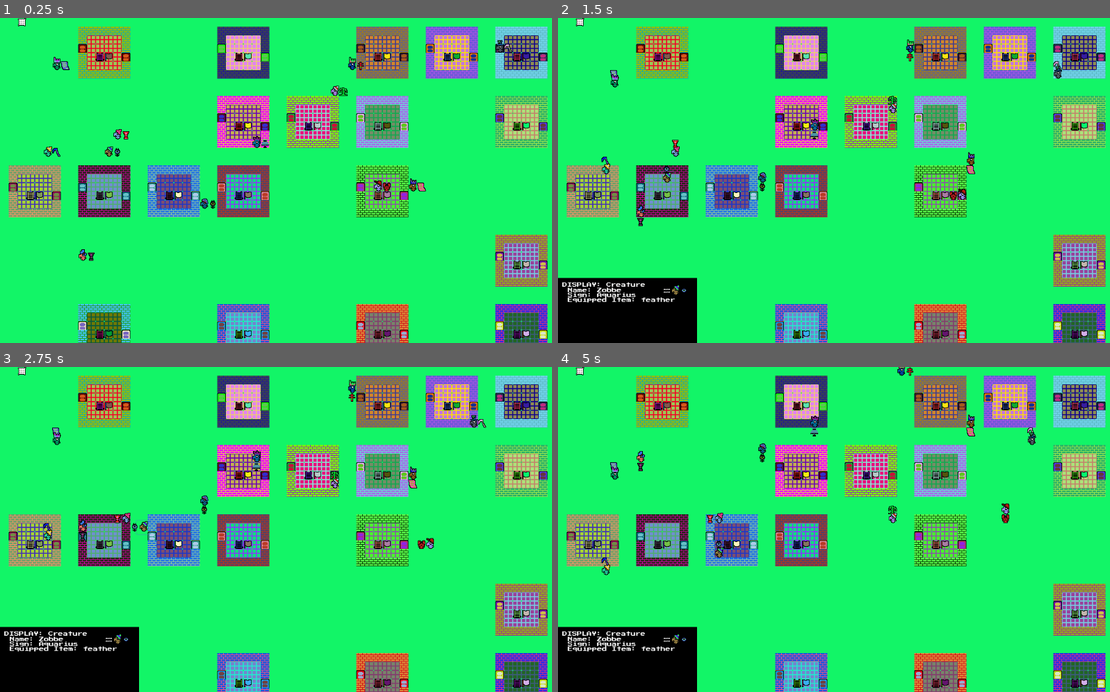
Above: before the commit, frames 1-4 (two rows, left to right).
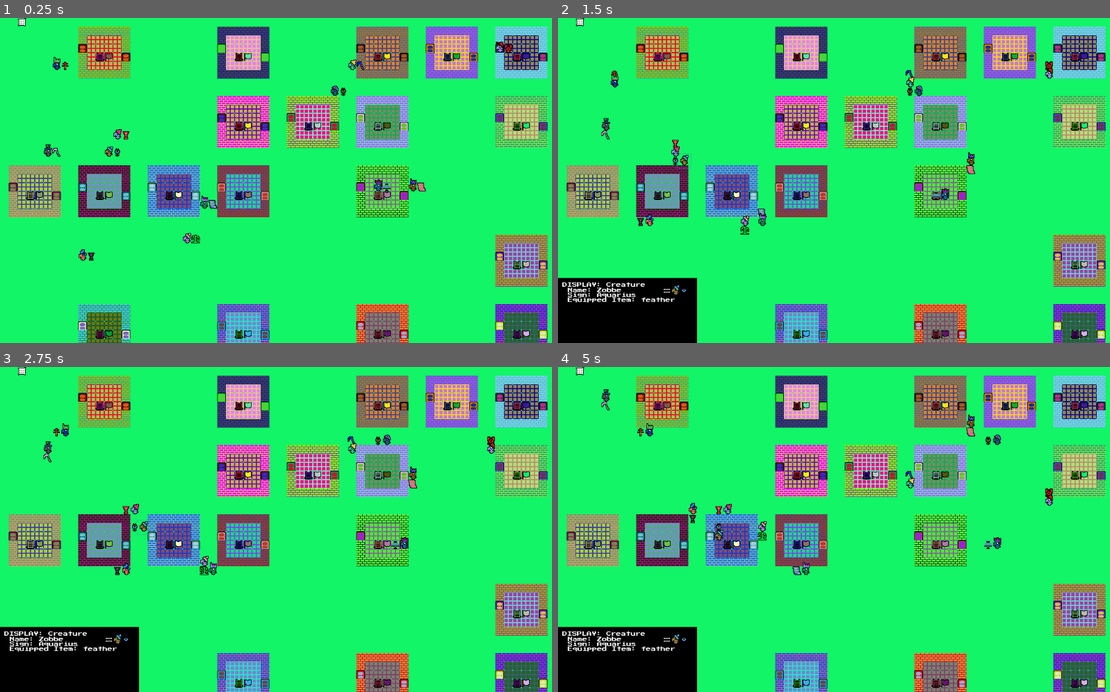
Above: after the commit, the same moments.

Repository: medmaster0/RogueCiv
Game: Godot game, scene res://Game.tscn
Two runs of this game, one before a commit and one after it. Both use one fixed random seed, a clock stepped at 60 frames per second and the inputs below.
Inputs (mouse positions are in pixels of both pictures, inside the frame that each line leads up to):
- Up to frame 1 (0.25 s): no input
- Up to frame 2 (1.5 s): click (668, 161) at 0.52 s; click (668, 177) at 1.27 s
- Up to frame 3 (2.75 s): click (126, 526) at 2.02 s
- Up to frame 4 (5 s): no input

The runs differ from the first frame. In frame 1, 0.6% of the frame differs, in the area x 8-93%, y 6-70%; in frame 2, 1.2%; in frame 3, 1.3%; in frame 4, 1.5%, in the area x 7-90%, y 0-65%.

Commit message:
Main task scheduler uses item A star now

Diff:
--- a/Game.gd
+++ b/Game.gd
@@ -9,7 +9,8 @@
 export (PackedScene) var CaveMap;
 
 var map_creatures = []; #list of all the creatures on map
-var num_creatures = 12; #number of all creatures on map..
+#var num_creatures = 12; #number of all creatures on map..
+var num_creatures = 12;
 
 #One ladder and flag correspond to each creature
 #var map_ladders = [] #list of all ladders on map (and has a flag next to it)
@@ -26,6 +27,7 @@
 #var map_buildings_bot = [] #building items that should be built below everything
 var map_buildings = [] #building items (no diff between top and bottom) -> Always under creature
 var neighboorhood_layout #will hold the neighborhood layout data
+var wall_indices = [102] #tile indices that creatures can't walk through
 
 #STANDARD GAME SCENE GLOBALS
 var world_width #the size of the map (in pixels)
@@ -62,15 +64,6 @@
 	#back_col = MedAlgo.color_shift(back_col, -0.8)
 	$BackgroundSprite.modulate = back_col
 	$BackgroundSprite.scale = Vector2(map_width+1,map_height+1)
-
-	#Make a bunch of rando creatures....
-	for i in range(num_creatures):
-		var temp_cre = Creature.instance()
-		var temp_map_position = Vector2( floor(rand_range(min_x_map,max_x_map)) ,  floor(rand_range(min_y_map,max_y_map))  )
-		var temp_world_position = $TileMap.map_to_world(temp_map_position);
-		temp_cre.position = temp_world_position
-		add_child(temp_cre)
-		map_creatures.append(temp_cre)
 
 	#Initialize Item Arrays
 	#MAP ITEMS
@@ -145,9 +138,23 @@
 					BuildingGen.put_items_building_plot(self, temp_x_coord, temp_y_coord, 0)
 	pass
 
-	#DEBUG, check the items
-	print( MedAlgo.are_tile_indices_at(map_buildings,[102,101],Vector3(2,2,0)) )
-	print( MedAlgo.find_path_items(Vector3(0,0,0), Vector3(2,2,0), map_buildings  )  )
+	#Make a bunch of rando creatures....
+	for i in range(num_creatures):
+		var temp_cre = Creature.instance()
+		var is_on_blocked_tile = true #Gotta make sure creature isn't blocked
+		while(is_on_blocked_tile == true):
+			var temp_map_position = Vector2( floor(rand_range(min_x_map,max_x_map)) ,  floor(rand_range(min_y_map,max_y_map))  )
+			var check_block_coord = Vector3(temp_map_position.x, temp_map_position.y, 0)
+			if MedAlgo.are_tile_indices_at(map_buildings, wall_indices, check_block_coord) == false:
+				var temp_world_position = $TileMap.map_to_world(temp_map_position);
+				temp_cre.position = temp_world_position
+				add_child(temp_cre)
+				temp_cre.map_coords = Vector3(temp_map_position.x, temp_map_position.y, 0)
+				map_creatures.append(temp_cre)
+				is_on_blocked_tile = false
+
+	#DEBUG
+
 
 func _process(delta):
 	# Called every frame. Delta is time since last frame.
@@ -156,12 +163,17 @@
 	#Task Scheduling....
 	for cre in map_creatures:
 		if(cre.path.size() == 0):
-			var temp_map_target = Vector2( floor(rand_range(min_x_map,max_x_map)) ,  floor(rand_range(min_y_map,max_y_map))  )
-			var temp_world_target = $TileMap.map_to_world(temp_map_target)
-			while(true):
-				cre.path = MedAlgo.find_path(cre.position, temp_world_target, $TileMap)
-				if(cre.path[0].x != 9999): #make sure it was successful...
-					break
+			var found_path = false
+			while(found_path == false):
+				var temp_map_target = Vector2( floor(rand_range(min_x_map,max_x_map)) ,  floor(rand_range(min_y_map,max_y_map))  )
+				var temp_world_target = $TileMap.map_to_world(temp_map_target)
+				#Gotta make sure the target isn't in a wall....
+				var check_vector = Vector3(temp_map_target.x,temp_map_target.y,0)
+				if(MedAlgo.is_in_bounds(check_vector, map_buildings) == true):
+					if(MedAlgo.are_tile_indices_at(map_buildings, wall_indices, check_vector) == false):
+						cre.path = MedAlgo.find_path_items(cre.map_coords, check_vector, map_buildings)
+						if cre.path != [9999,9999]:#Make sure it returned good
+							found_path = true
 
 
 	pass
--- a/Scenes/Creature.gd
+++ b/Scenes/Creature.gd
@@ -8,6 +8,7 @@
 var step_timer = 0 #will help keep track of when we stepped
 var path = [] #A set of steps to follow in pathfinding (usually set outside)
 var last_position #a position vector, keeping track of what tile we came from (for positioning)
+var map_coords = Vector3(0,0,0) #the map coords of the creature....
 
 #ALCHEMY SPECIFIC STUFF  (kept for reference.....)
 #export (PackedScene) var MaterialSymbol #has to create it's own material for picking up
@@ -83,7 +84,10 @@
 	var next_coords = path.pop_front()
 
 	#Move the Creature there (remember to convert to world coords from map)
-	position = map.map_to_world(next_coords)
+	position = map.map_to_world(Vector2(next_coords.x, next_coords.y))
+
+	#Also adjust the total world map coords
+	map_coords = Vector3(next_coords.x, next_coords.y, map_coords.z)
 
 	#Position the carried weapon if necessary
 	if position.y > last_position.y: #then walked down
--- a/Scripts/MedAlgo.gd
+++ b/Scripts/MedAlgo.gd
@@ -326,6 +326,17 @@
 	#If got to here, no match
 	return(false)
 
+##Utility function that checks if a map_coord is within bounds of the array....
+func is_in_bounds(map_coord, item_list):
+	if(map_coord.x >= item_list.size()):
+		return(false)
+	if(map_coord.y >= item_list[0].size()):
+		return(false)
+	if(map_coord.z >= item_list[0][0].size()):
+		return(false)
+	#If made it here, is in bounds
+	return(true)
+
 #Now ANother A star function!!!!
 # But operates on a 3d indexed item list
 #A* Path Finding
@@ -350,6 +361,11 @@
 	var start = map_start
 	var end = map_end
 
+	#Make sure the first search coord, itself, isn't blocked
+	#var first_check = Vector3()
+	if are_tile_indices_at(item_map, blocked_tiles, map_start):
+		print("Starting search on Block Tile!! CHECK FIRST TO MAKE SURE THIS DOESNT HPN")
+		return([9999,9999])
 
 	#Create the FIRST node
 	var temp_node = {
@@ -365,8 +381,6 @@
 	#Now an infinite loop that only breaks once we find our target...
 	while(true):
 
-		#print(open_set.size())
-
 		#EACH ITERATION...
 		#find the node in open_set with the least f (next node)
 		var least_f = 9999 #temp var to keep track of what the lowest f is
@@ -380,7 +394,12 @@
 		#if there is no next_node (we got through open set), then just exit
 		if next_node == null:
 			print("got to end of open set and no target")
-			return(false)
+			return([9999,9999])
+
+		#Also, put a cap on search queue size...
+		if open_set.size() > 500:
+			print("search is out of control")
+			return([9999,9999])
 
 		#remove that node from open_set (so we don't check it again)
 		open_set.erase(next_node)
@@ -389,95 +408,99 @@
 		var neighbor_coords #will temporaily hold the neighbor coords to check
 		#RIGHT
 		neighbor_coords = Vector3(next_node.coords.x + 1, next_node.coords.y, next_node.coords.z)
-		if are_tile_indices_at(item_map, blocked_tiles, next_node.coords) == false:
-			#Make a new node (with calculations) and add to set
-			var temp_x = next_node.coords.x+1
-			var temp_y = next_node.coords.y
-			if Vector3(temp_x,temp_y,0) == end: #check if reached target
-				return( path_from_set(next_node,end) )
-				break
-
-			#Check if node coords have already been entered in closed_set
-			if isVectorInSet(Vector3(temp_x,temp_y,0), closed_set) == false: #If not closed yet
-				#Then add a new node for those coords
-				var neighbor_node = {
-					"g" : next_node.g + 1,
-					"h" : abs(end.x - temp_x) + abs(end.y - temp_y), #Manhattan Distance"
-					"f" : "not set yet",
-					"coords" : Vector3(temp_x, temp_y, 0),
-					"last_node" : next_node
-				}
-				neighbor_node.f = neighbor_node.g + neighbor_node.h #Now calculate f
-				open_set.append(neighbor_node)
+		if(is_in_bounds(neighbor_coords, item_map) == true):
+			if are_tile_indices_at(item_map, blocked_tiles, next_node.coords) == false:
+				#Make a new node (with calculations) and add to set
+				var temp_x = next_node.coords.x+1
+				var temp_y = next_node.coords.y
+				if Vector3(temp_x,temp_y,0) == end: #check if reached target
+					return( path_from_set(next_node,end) )
+					break
+
+				#Check if node coords have already been entered in closed_set
+				if isVectorInSet(Vector3(temp_x,temp_y,0), closed_set) == false: #If not closed yet
+					#Then add a new node for those coords
+					var neighbor_node = {
+						"g" : next_node.g + 1,
+						"h" : abs(end.x - temp_x) + abs(end.y - temp_y), #Manhattan Distance"
+						"f" : "not set yet",
+						"coords" : Vector3(temp_x, temp_y, 0),
+						"last_node" : next_node
+					}
+					neighbor_node.f = neighbor_node.g + neighbor_node.h #Now calculate f
+					open_set.append(neighbor_node)
 
 		#LEFT
 		neighbor_coords = Vector3(next_node.coords.x - 1, next_node.coords.y, next_node.coords.z)
-		if are_tile_indices_at(item_map, blocked_tiles, next_node.coords) == false:
-			#Make a new node (with calculations) and add to set
-			var temp_x = next_node.coords.x-1
-			var temp_y = next_node.coords.y
-			if Vector3(temp_x,temp_y,0) == end: #check if reached target
-				return( path_from_set(next_node,end) )
-				break
-
-			#Check if node coords have already been entered in closed_set
-			if isVectorInSet(Vector3(temp_x,temp_y,0), closed_set) == false: #If not closed yet
-				#Then add a new node for those coords
-				var neighbor_node = {
-					"g" : next_node.g + 1,
-					"h" : abs(end.x - temp_x) + abs(end.y - temp_y), #Manhattan Distance"
-					"f" : "not set yet",
-					"coords" : Vector3(temp_x, temp_y, 0),
-					"last_node" : next_node
-				}
-				neighbor_node.f = neighbor_node.g + neighbor_node.h #Now calculate f
-				open_set.append(neighbor_node)
+		if(is_in_bounds(neighbor_coords, item_map) == true):
+			if are_tile_indices_at(item_map, blocked_tiles, next_node.coords) == false:
+				#Make a new node (with calculations) and add to set
+				var temp_x = next_node.coords.x-1
+				var temp_y = next_node.coords.y
+				if Vector3(temp_x,temp_y,0) == end: #check if reached target
+					return( path_from_set(next_node,end) )
+					break
+
+				#Check if node coords have already been entered in closed_set
+				if isVectorInSet(Vector3(temp_x,temp_y,0), closed_set) == false: #If not closed yet
+					#Then add a new node for those coords
+					var neighbor_node = {
+						"g" : next_node.g + 1,
+						"h" : abs(end.x - temp_x) + abs(end.y - temp_y), #Manhattan Distance"
+						"f" : "not set yet",
+						"coords" : Vector3(temp_x, temp_y, 0),
+						"last_node" : next_node
+					}
+					neighbor_node.f = neighbor_node.g + neighbor_node.h #Now calculate f
+					open_set.append(neighbor_node)
 
 		#UP
 		neighbor_coords = Vector3(next_node.coords.x, next_node.coords.y - 1, next_node.coords.z)
-		if are_tile_indices_at(item_map, blocked_tiles, next_node.coords) == false:
-			#Make a new node (with calculations) and add to set
-			var temp_x = next_node.coords.x
-			var temp_y = next_node.coords.y-1
-			if Vector3(temp_x,temp_y,0) == end: #check if reached target
-				return( path_from_set(next_node,end) )
-				break
-
-			#Check if node coords have already been entered in closed_set
-			if isVectorInSet(Vector3(temp_x,temp_y,0), closed_set) == false: #If not closed yet
-				#Then add a new node for those coords
-				var neighbor_node = {
-					"g" : next_node.g + 1,
-					"h" : abs(end.x - temp_x) + abs(end.y - temp_y), #Manhattan Distance"
-					"f" : "not set yet",
-					"coords" : Vector3(temp_x, temp_y, 0),
-					"last_node" : next_node
-				}
-				neighbor_node.f = neighbor_node.g + neighbor_node.h #Now calculate f
-				open_set.append(neighbor_node)
+		if(is_in_bounds(neighbor_coords, item_map) == true):
+			if are_tile_indices_at(item_map, blocked_tiles, next_node.coords) == false:
+				#Make a new node (with calculations) and add to set
+				var temp_x = next_node.coords.x
+				var temp_y = next_node.coords.y-1
+				if Vector3(temp_x,temp_y,0) == end: #check if reached target
+					return( path_from_set(next_node,end) )
+					break
+
+				#Check if node coords have already been entered in closed_set
+				if isVectorInSet(Vector3(temp_x,temp_y,0), closed_set) == false: #If not closed yet
+					#Then add a new node for those coords
+					var neighbor_node = {
+						"g" : next_node.g + 1,
+						"h" : abs(end.x - temp_x) + abs(end.y - temp_y), #Manhattan Distance"
+						"f" : "not set yet",
+						"coords" : Vector3(temp_x, temp_y, 0),
+						"last_node" : next_node
+					}
+					neighbor_node.f = neighbor_node.g + neighbor_node.h #Now calculate f
+					open_set.append(neighbor_node)
 
 		#DOWN
 		neighbor_coords = Vector3(next_node.coords.x, next_node.coords.y + 1, next_node.coords.z)
-		if are_tile_indices_at(item_map, blocked_tiles, next_node.coords) == false:
-			#Make a new node (with calculations) and add to set
-			var temp_x = next_node.coords.x
-			var temp_y = next_node.coords.y+1
-			if Vector3(temp_x,temp_y,0) == end: #check if reached target
-				return( path_from_set(next_node, end) )
-				break
-
-			#Check if node coords have already been entered in closed_set
-			if isVectorInSet(Vector3(temp_x,temp_y,0), closed_set) == false: #If not closed yet
-				#Then add a new node for those coords
-				var neighbor_node = {
-					"g" : next_node.g + 1,
-					"h" : abs(end.x - temp_x) + abs(end.y - temp_y), #Manhattan Distance"
-					"f" : "not set yet",
-					"coords" : Vector3(temp_x, temp_y, 0),
-					"last_node" : next_node
-				}
-				neighbor_node.f = neighbor_node.g + neighbor_node.h #Now calculate f
-				open_set.append(neighbor_node)
+		if(is_in_bounds(neighbor_coords, item_map) == true):
+			if are_tile_indices_at(item_map, blocked_tiles, next_node.coords) == false:
+				#Make a new node (with calculations) and add to set
+				var temp_x = next_node.coords.x
+				var temp_y = next_node.coords.y+1
+				if Vector3(temp_x,temp_y,0) == end: #check if reached target
+					return( path_from_set(next_node, end) )
+					break
+
+				#Check if node coords have already been entered in closed_set
+				if isVectorInSet(Vector3(temp_x,temp_y,0), closed_set) == false: #If not closed yet
+					#Then add a new node for those coords
+					var neighbor_node = {
+						"g" : next_node.g + 1,
+						"h" : abs(end.x - temp_x) + abs(end.y - temp_y), #Manhattan Distance"
+						"f" : "not set yet",
+						"coords" : Vector3(temp_x, temp_y, 0),
+						"last_node" : next_node
+					}
+					neighbor_node.f = neighbor_node.g + neighbor_node.h #Now calculate f
+					open_set.append(neighbor_node)
 
 		#Finally, add the node to the closed set
 		closed_set.append(next_node)
